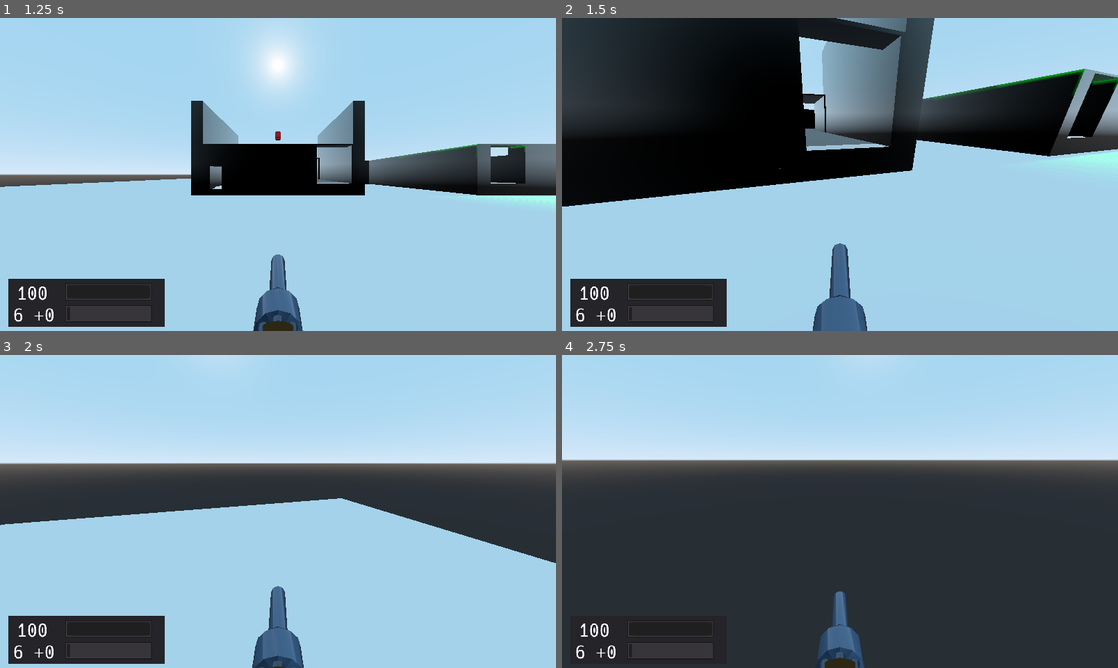
Above: before the commit, frames 1-4 (two rows, left to right).
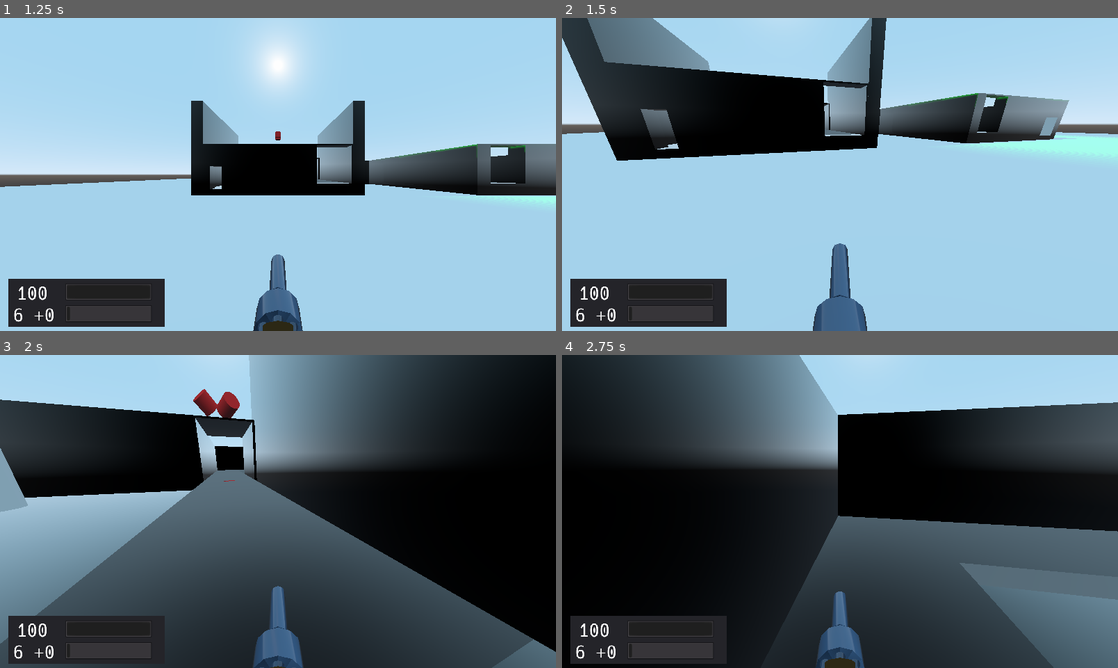
Above: after the commit, the same moments.

Repository: duckinator/keress
Game: Godot game, scene res://menus/MainMenu.tscn
The game is run twice, just before and just after one commit, with the same random seed, the same clock (stepped at 60 frames per second) and the same inputs.
Inputs (mouse positions are in pixels of both pictures, inside the frame that each line leads up to):
- Up to frame 1 (1.25 s): click "New Game" at 0.5 s
- Up to frame 2 (1.5 s): tap Enter (ui_accept) at 1.25 s; move the mouse to (867, 174) at 1.27 s; press the mouse at (867, 174) at 1.28 s; hold W (movement_forward) from 1.28 s (still down)
- Up to frame 3 (2 s): keep holding W (movement_forward); tap Space (movement_jump) at 1.52 s
- Up to frame 4 (2.75 s): keep holding W (movement_forward); move the mouse to (812, 511) at 2.02 s; release the mouse at (812, 511) at 2.03 s; right-click (812, 511) at 2.1 s; tap Space (movement_jump) at 2.27 s

Frame 1 is identical in both runs. In frame 2, 28% of the frame differs, in the area x 0-100%, y 0-61%; in frame 3, 86%, in the area x 0-100%, y 0-100%; in frame 4, 71%.

Commit message:
Update Player.gd a bit

Diff:
--- a/src/player/Player.gd
+++ b/src/player/Player.gd
@@ -15,9 +15,9 @@
 const MASS = 100
 
 var gravity
-const MAX_SPEED = 80
-const JUMP_SPEED = 60
-const ACCEL = 7
+const MAX_SPEED = 30
+const JUMP_SPEED = 30
+const ACCEL = 4
 const DEACCEL = 16
 const MAX_SLOPE_ANGLE = 40
 
